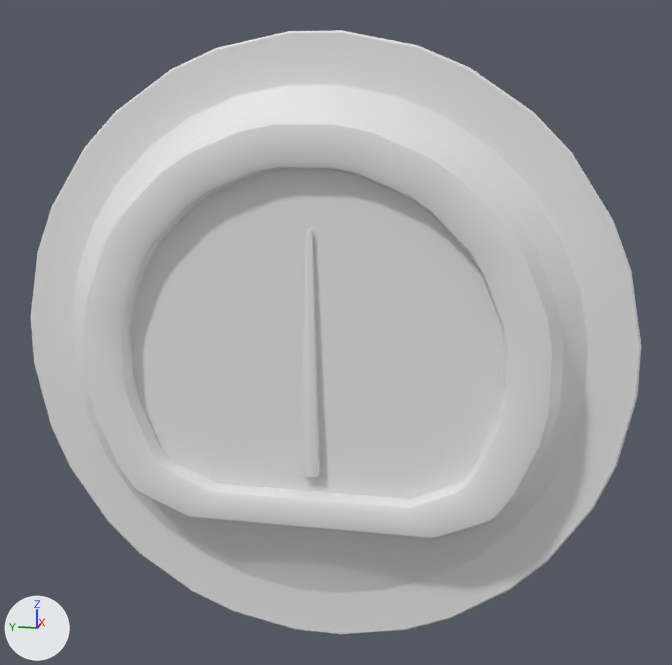
The FBX model Assets/Meshes/Galvanometer.fbx as it was, and as the next commit left it.
Both versions are drawn from a camera (50 mm lens) standing at (1.897, 7.716, 1.956) and looking at (2.442, 7.825, 1.82). Every picture has the same lights, and +X, +Y and +Z are marked at lower left. The picture after the commit comes second. Where no turn or scale is listed for an object, it has been applied to the vertices.

Objects in the first picture: 'Galvanometer', 'Indicator'.
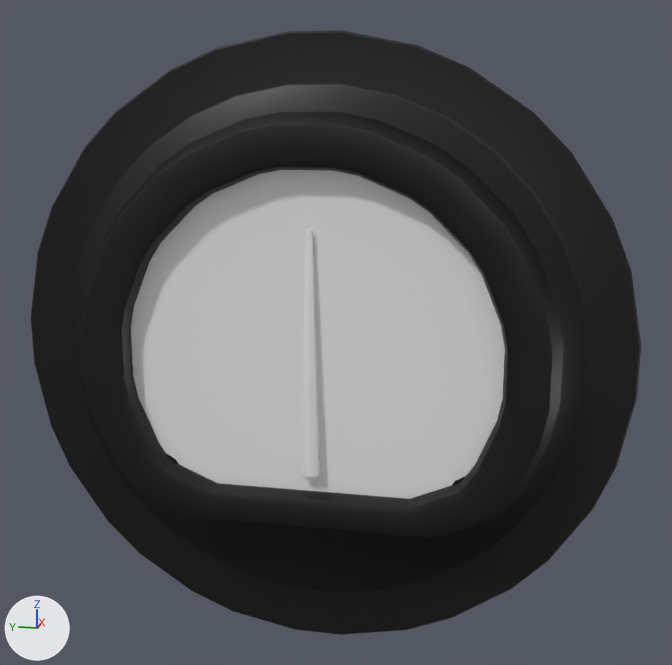
What the commit changed:
Material 'ButtonMat' (mat_buttonmat) is new.
Its base color is (0.0, 0.0, 0.0) (black #000000).
Material 'BaseMat' (mat_basemat) is new.
Its base color is (0.8, 0.8, 0.8) (white #e7e7e7).
me_galvanometer_001 has 692 vertices, 694 faces and spans x -0.069..0.0, y -0.188..0.188, z -0.188..0.187.
me_galvanometer_001 is used by ob_galvanometer; location (2.472, 7.8349, 1.8083).
me_galvanometer_001 part 1: 622 of the faces centred in x -0.069..0.0, y -0.188..0.188, z -0.188..0.187 switch from no material to mat_buttonmat (black #000000).
me_galvanometer_001 gains material mat_basemat (white #e7e7e7).

Where the change shows, as pixel boxes (x1, y1, x2, y2) in the pictures (672 x 665 px):
part 1 of me_galvanometer_001, recoloured (white to black): (31, 30, 641, 635) in both
